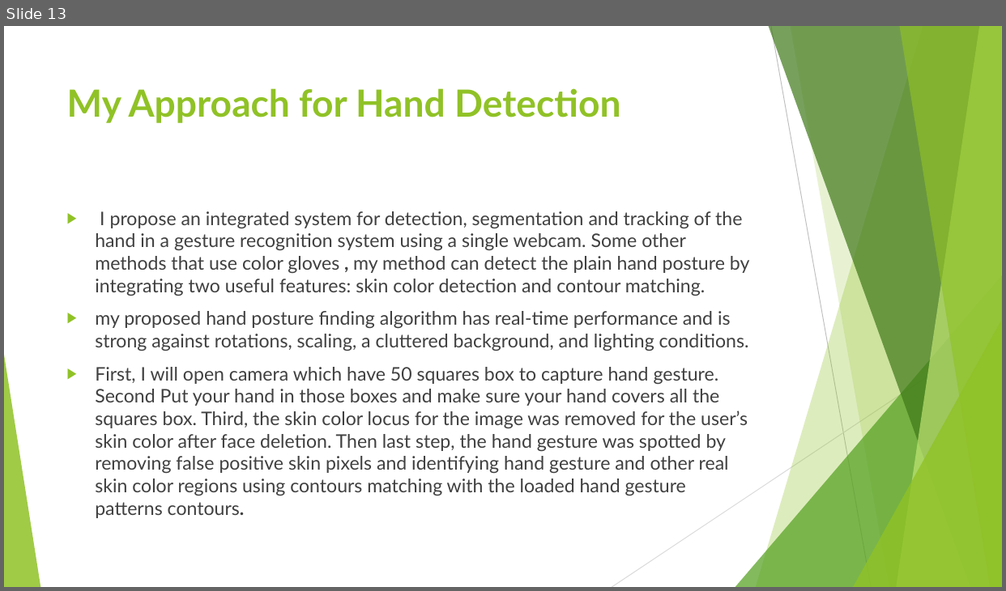
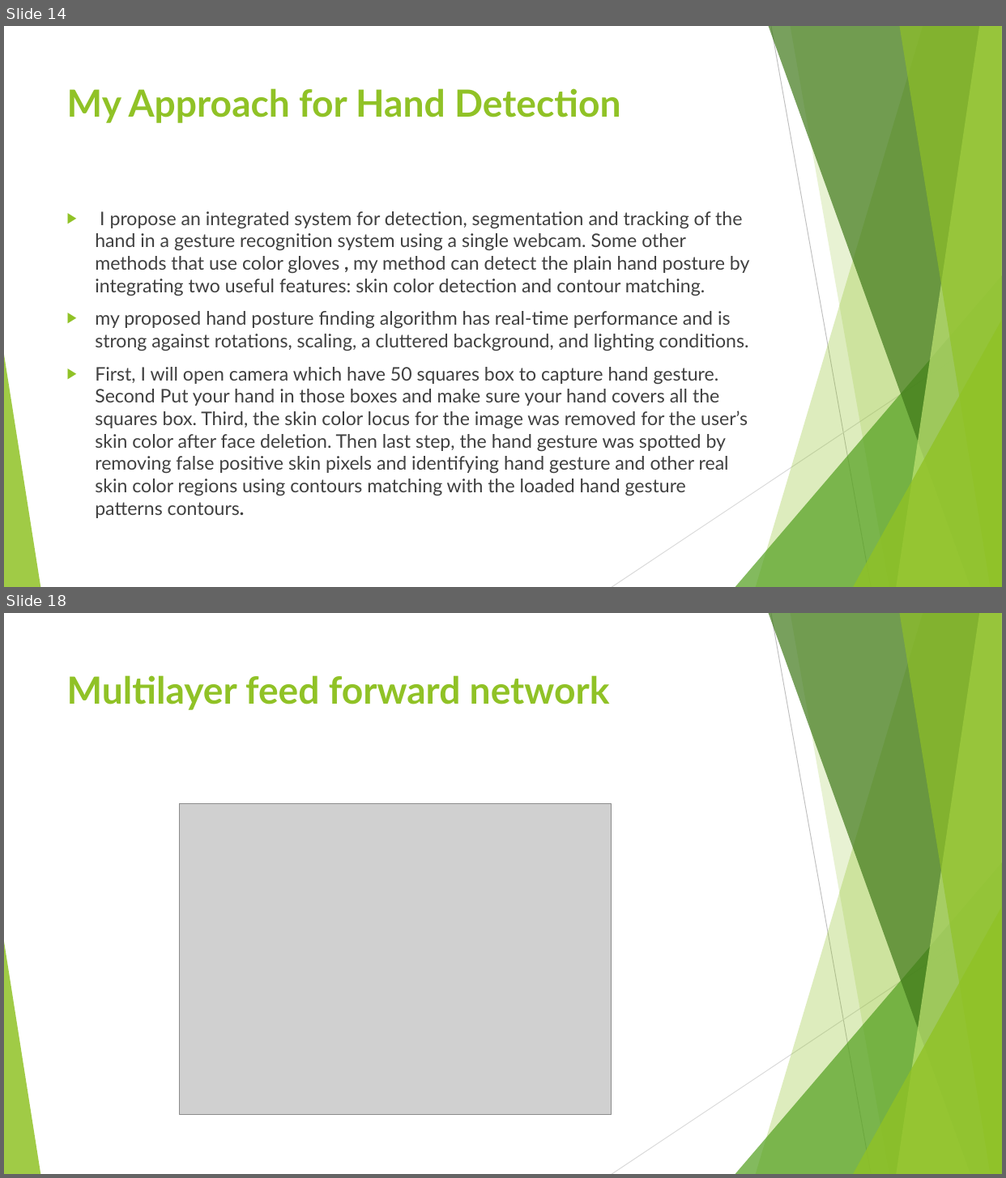
Before and after one commit to sandipgoswami/Mythesis, a slide deck: Sign language/Thesis PPT 0362577.pptx. Shown one above the other, each under a label of ours: slide 13 before the commit, slides 14 and 18 after it; the slides between them are not shown. The pictures are 1006x591 and 1006x1178 pixels, drawn with LibreOffice and Linux fonts; fonts in the diff are those of the drawing; grey boxes stand for pictures. Boxes give left, top, right and bottom in pixels: in the first picture for what was removed or moved away, otherwise in the second. Text is boxed around its words. In the diff, an @@ line names an element or a change of style, - is before the commit and + after.

```diff
--- a/Sign language/Thesis PPT 0362577.pptx
+++ b/Sign language/Thesis PPT 0362577.pptx
@@ slide 18 added at [4, 613, 1002, 1174], background #FFFFFF; not listed: 10 template elements that a slide beside it also shows @@
@@ title added at [67, 675, 610, 710], 36 pt, text #90C226, bold @@
+Multilayer feed forward network
@@ picture added at [179, 804, 612, 1115] @@
@@ what was slide 13 is now slide 14 @@
```
Also in this commit, not shown: 1 slide changed, 6 other slides added, 1 slide removed, 15 other files.
